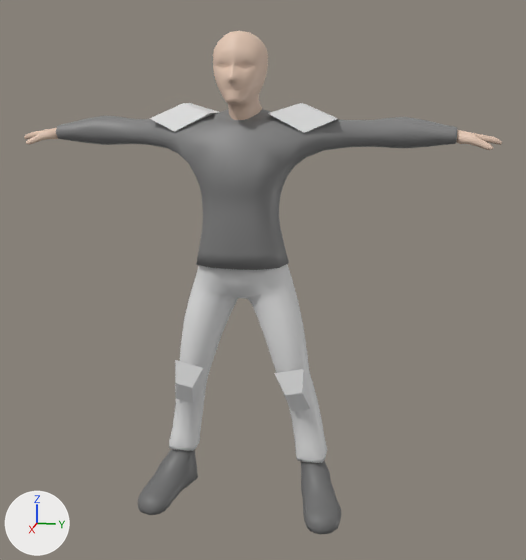
A saved change to the FBX model Assets/Model/Raptor Models/human-rigged2.fbx.
Camera for both pictures: a 50 mm lens placed at (0.0286, 0.0066, 0.0173), pointed at (-0.0002, 0.0008, 0.0101). Every picture has the same lights, and +X, +Y and +Z are marked at lower left. Where no turn or scale is listed for an object, it has been applied to the vertices.

Objects in the first picture: '0-base-cube_003', '0-base-cube_004', 'Cube_001'.
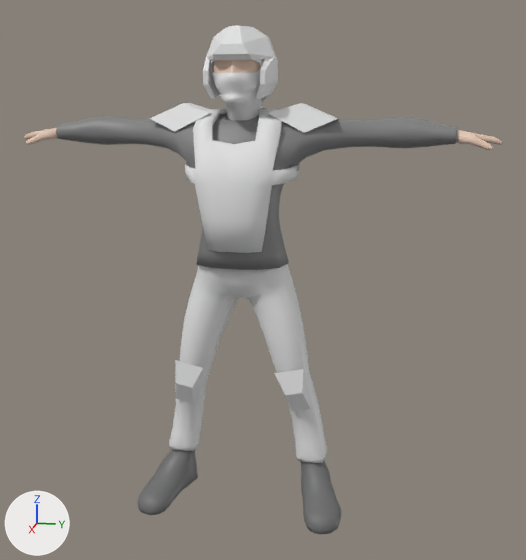
Location of each change, (x1, y1, x2, y2) in pixels of the pictures (526 x 560 px):
'Cube_002', added: after (203, 26, 278, 102)
'Cube', added: after (210, 59, 264, 120)
part 1 of me_cube_001, added: after (185, 108, 300, 253)
'0-base-cube_004', unchanged, covered by the edit: before (213, 31, 268, 120); after (213, 60, 261, 73)

The edits, one by one:
me_cube_001 is used by ob_cube_001; location (0.0, 0.0, 0.0).
me_cube_001 had 48 vertices, 36 faces and spanned x -0.00221..0.00087, y -0.006..0.006, z 0.00451..0.01718.
me_cube_001 now has 182 vertices, 185 faces and spans x -0.00221..0.00185, y -0.006..0.006, z 0.00451..0.01718.
me_cube_001 part 1: a new loose piece of 134 vertices spanning x -0.00168..0.00185, y -0.00233..0.00233, z 0.01157..0.01698, in mat_unnamed (white #e7e7e7).
me_cube_001 part 2: the surface is now shaded smooth.
Mesh me_cube is new.
It has 364 vertices, 346 faces and spans x -0.00132..0.00164, y -0.00109..0.00109, z 0.01644..0.01996.
It uses material mat_unnamed (white #e7e7e7).
Mesh me_cube_002 is new.
It has 80 vertices, 84 faces and spans x -0.0016..0.00152, y -0.00135..0.00135, z 0.01711..0.02002.
It uses material mat_unnamed (white #e7e7e7).
Object 'Cube' (ob_cube) is new; it shows me_cube.
Its location is (0.0, 0.0, 0.0).
Object 'Cube_002' (ob_cube_002) is new; it shows me_cube_002.
Its location is (0.0, 0.0, 0.0).
